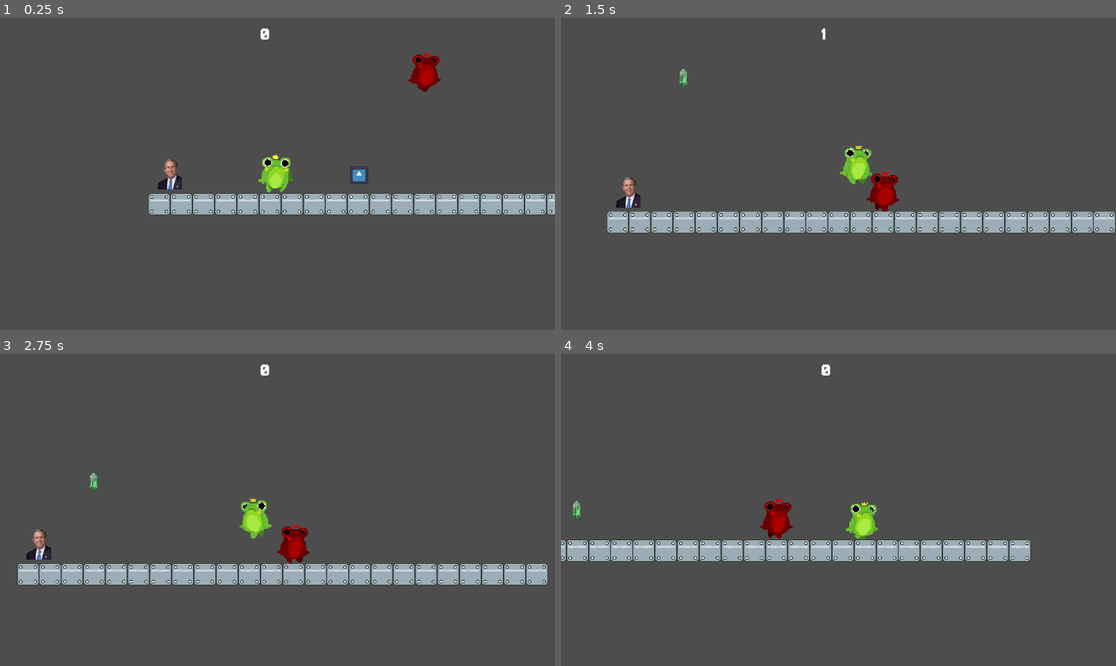
Above: before the commit, frames 1-4 (two rows, left to right).
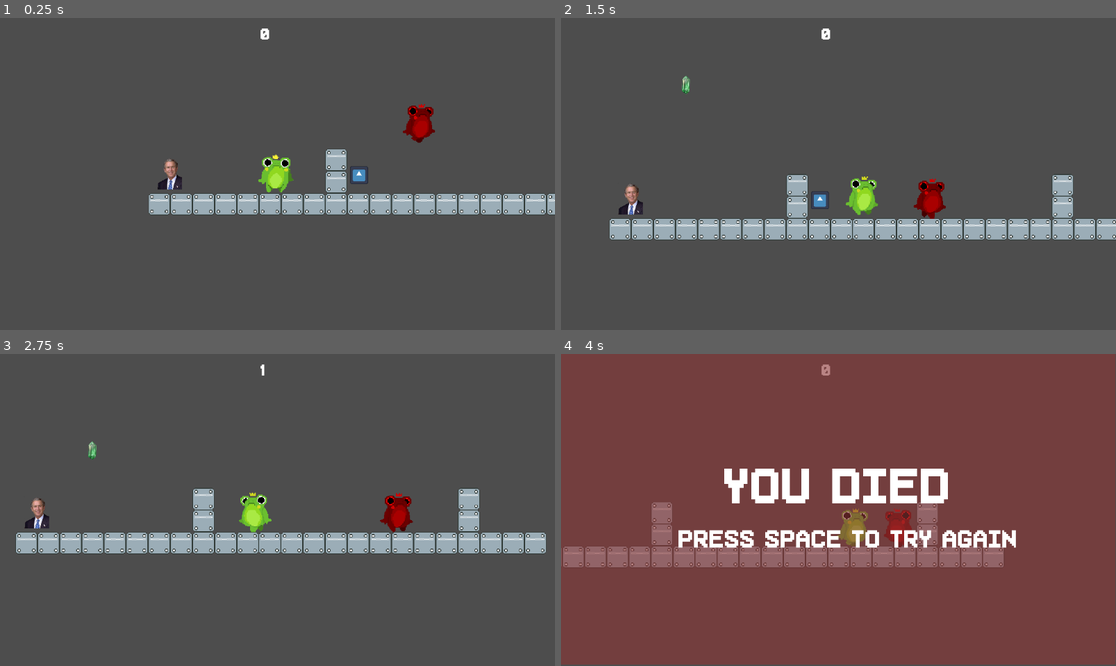
Above: after the commit, the same moments.

Repository: lemonbalm-tea/maturitni_prace
Game: Godot game, scene res://scenes/test_level.tscn
Two runs of this game, one before a commit and one after it. Both use one fixed random seed, a clock stepped at 60 frames per second and the inputs below. The project has no main scene, so this scene is started directly. The engine's default icon, where the game draws it, is replaced by a stand-in: a white triangle on a blue panel in a dark square.
Inputs:
- Up to frame 1 (0.25 s): no input
- Up to frame 2 (1.5 s): hold D (right) from 0.53 s (still down); tap Space (jump) at 0.6, 0.77, 1.07, 1.35 s
- Up to frame 3 (2.75 s): tap Space (jump) at 1.52, 1.82, 2.1 s; release D (right) at 2.03 s; hold A (left) from 2.03 s (still down)
- Up to frame 4 (4 s): release A (left) at 2.78 s; hold D (right) from 2.78 s (still down); tap Space (jump) at 2.85, 3.02, 3.32, 3.6, 3.77 s

The runs differ from the first frame. In frame 1, 1.5% of the frame differs, in the area x 58-80%, y 11-57%; in frame 2, 8.9%; in frame 3, 15%; in frame 4, 99%, in the area x 0-100%, y 0-100%.

Commit message:
15 - Mechaniky hotovy (8/3)
Rytir dokoncen vcetne (primirivniho) AI a variabilnich animaci a uz zbyva jen pockat na grafiku a poskladat levely a vse bude hotovo (az na hudbu)

Diff:
--- a/matprac-2/characters/player.tscn
+++ b/matprac-2/characters/player.tscn
@@ -162,7 +162,7 @@
 [sub_resource type="CircleShape2D" id="CircleShape2D_6t23p"]
 radius = 28.071337
 
-[node name="player" type="CharacterBody2D" unique_id=254717690 node_paths=PackedStringArray("gravity_comp", "input_comp", "movement_comp", "anim_comp", "jump_comp", "dead_comp", "cons_comp")]
+[node name="player" type="CharacterBody2D" unique_id=254717690 node_paths=PackedStringArray("gravity_comp", "input_comp", "movement_comp", "anim_comp", "jump_comp", "dead_comp", "cons_comp") groups=["player"]]
 script = ExtResource("1_onrkg")
 gravity_comp = NodePath("Gravity")
 input_comp = NodePath("Imput")
@@ -184,8 +184,8 @@
 
 [node name="AnimatedSprite2D" type="AnimatedSprite2D" parent="." unique_id=226672550]
 sprite_frames = SubResource("SpriteFrames_u1c27")
-animation = &"idle"
-frame_progress = 0.43035582
+animation = &"run"
+frame_progress = 0.8172438
 
 [node name="CollisionShape2D" type="CollisionShape2D" parent="." unique_id=576939582]
 position = Vector2(-3, -1)
--- a/matprac-2/characters/rytir.tscn
+++ b/matprac-2/characters/rytir.tscn
@@ -3,8 +3,20 @@
 [ext_resource type="Script" uid="uid://blpc3g4y4tmob" path="res://scripts/rytir.gd" id="1_f1jtg"]
 [ext_resource type="Texture2D" uid="uid://c4p5oqe7aigig" path="res://sprites/zabak_asset_running.png" id="1_jdiu1"]
 [ext_resource type="PackedScene" uid="uid://c8fmny1c6dvoq" path="res://components/gravity.tscn" id="3_mj4lk"]
-[ext_resource type="PackedScene" uid="uid://dlcuf7iyems6k" path="res://components/anim_comp.tscn" id="4_8b1qe"]
+[ext_resource type="PackedScene" uid="uid://yq0sr6pjmpqg" path="res://components/enemy_anim_comp.tscn" id="4_fy3o7"]
+[ext_resource type="Script" uid="uid://djb42bbinkmed" path="res://scripts/enemy_anim_comp.gd" id="5_7ssc5"]
 [ext_resource type="PackedScene" uid="uid://5p2bhwr7tvrg" path="res://components/attack_comp.tscn" id="5_mj4lk"]
+[ext_resource type="Script" uid="uid://d2j81ypetunx0" path="res://scripts/attack_comp.gd" id="6_8b1qe"]
+[ext_resource type="PackedScene" uid="uid://b7p2j3ytb406j" path="res://components/enemy_movement_comp.tscn" id="7_fy3o7"]
+[ext_resource type="Script" uid="uid://ftbypihie50e" path="res://scripts/enemy_movement_comp.gd" id="8_7ssc5"]
+
+[sub_resource type="AtlasTexture" id="AtlasTexture_7ssc5"]
+atlas = ExtResource("1_jdiu1")
+region = Rect2(384, 0, 64, 64)
+
+[sub_resource type="AtlasTexture" id="AtlasTexture_cw2n3"]
+atlas = ExtResource("1_jdiu1")
+region = Rect2(128, 0, 64, 64)
 
 [sub_resource type="AtlasTexture" id="AtlasTexture_2p3k0"]
 atlas = ExtResource("1_jdiu1")
@@ -36,10 +48,21 @@
 
 [sub_resource type="SpriteFrames" id="SpriteFrames_7ssc5"]
 animations = [{
-"frames": [],
+"frames": [{
+"duration": 1.0,
+"texture": SubResource("AtlasTexture_7ssc5")
+}],
 "loop": true,
 "name": &"charge",
 "speed": 5.0
+}, {
+"frames": [{
+"duration": 1.0,
+"texture": SubResource("AtlasTexture_cw2n3")
+}],
+"loop": false,
+"name": &"notice",
+"speed": 1.0
 }, {
 "frames": [{
 "duration": 1.0,
@@ -68,31 +91,56 @@
 "speed": 8.0
 }]
 
+[sub_resource type="RectangleShape2D" id="RectangleShape2D_fy3o7"]
+size = Vector2(32, 11)
+
 [sub_resource type="RectangleShape2D" id="RectangleShape2D_cw2n3"]
 size = Vector2(39, 53)
 
-[node name="rytir" type="CharacterBody2D" unique_id=291789197 node_paths=PackedStringArray("gravity_comp", "anim_comp", "attack_comp")]
+[node name="rytir" type="CharacterBody2D" unique_id=291789197 node_paths=PackedStringArray("gravity_comp", "anim_comp", "attack_comp", "movement_comp")]
 script = ExtResource("1_f1jtg")
 gravity_comp = NodePath("Gravity")
-anim_comp = NodePath("AnimComp")
+anim_comp = NodePath("EnemyAnimComp")
 attack_comp = NodePath("AttackComp")
+movement_comp = NodePath("EnemyMovementComp")
 
-[node name="AnimatedSprite2D" type="AnimatedSprite2D" parent="." unique_id=2008575001]
+[node name="FlipNode" type="Node2D" parent="." unique_id=131567564]
+
+[node name="AnimatedSprite2D" type="AnimatedSprite2D" parent="FlipNode" unique_id=2008575001]
 modulate = Color(1, 0, 0, 1)
 sprite_frames = SubResource("SpriteFrames_7ssc5")
-animation = &"walk"
-autoplay = "walk"
-frame_progress = 0.47436655
+animation = &"notice"
+
+[node name="KillShape" type="Area2D" parent="FlipNode" unique_id=151527479 groups=["dead"]]
+position = Vector2(23, 0)
+
+[node name="CollisionShape2D" type="CollisionShape2D" parent="FlipNode/KillShape" unique_id=2072734941]
+position = Vector2(-1, 1)
+shape = SubResource("RectangleShape2D_fy3o7")
+debug_color = Color(0.9836703, 0, 0.3552219, 0.41960785)
+
+[node name="AttackCast" type="RayCast2D" parent="FlipNode" unique_id=853822025]
+target_position = Vector2(388, 0)
 
 [node name="CollisionShape2D" type="CollisionShape2D" parent="." unique_id=2107166810]
 position = Vector2(-0.5, 0.5)
 shape = SubResource("RectangleShape2D_cw2n3")
 
+[node name="NoticeTimer" type="Timer" parent="." unique_id=2117544243]
+one_shot = true
+
 [node name="Gravity" parent="." unique_id=48871462 instance=ExtResource("3_mj4lk")]
 
-[node name="AnimComp" parent="." unique_id=182775946 instance=ExtResource("4_8b1qe")]
+[node name="EnemyAnimComp" parent="." unique_id=2142350365 node_paths=PackedStringArray("anim") instance=ExtResource("4_fy3o7")]
+script = ExtResource("5_7ssc5")
+anim = NodePath("../FlipNode/AnimatedSprite2D")
 
-[node name="AttackComp" parent="." unique_id=877977134 instance=ExtResource("5_mj4lk")]
+[node name="AttackComp" parent="." unique_id=877977134 node_paths=PackedStringArray("a_ray") instance=ExtResource("5_mj4lk")]
+script = ExtResource("6_8b1qe")
+a_ray = NodePath("../FlipNode/AttackCast")
 
-[node name="RayCast2D" type="RayCast2D" parent="." unique_id=853822025]
-target_position = Vector2(79, 0)
+[node name="EnemyMovementComp" parent="." unique_id=2105016734 node_paths=PackedStringArray("flip_node") instance=ExtResource("7_fy3o7")]
+script = ExtResource("8_7ssc5")
+flip_node = NodePath("../FlipNode")
+
+[connection signal="animation_finished" from="FlipNode/AnimatedSprite2D" to="EnemyAnimComp" method="_on_animated_sprite_2d_animation_finished"]
--- /dev/null
+++ b/matprac-2/components/enemy_anim_comp.tscn
@@ -0,0 +1,3 @@
+[gd_scene format=3 uid="uid://yq0sr6pjmpqg"]
+
+[node name="EnemyAnimComp" type="Node" unique_id=2142350365]
--- /dev/null
+++ b/matprac-2/components/enemy_movement_comp.tscn
@@ -0,0 +1,3 @@
+[gd_scene format=3 uid="uid://b7p2j3ytb406j"]
+
+[node name="EnemyMovementComp" type="Node" unique_id=2105016734]
--- a/matprac-2/project.godot
+++ b/matprac-2/project.godot
@@ -34,6 +34,7 @@
 dead=""
 checkpoint=""
 jumpito=""
+player=""
 
 [gui]
 
--- a/matprac-2/scenes/test_level.tscn
+++ b/matprac-2/scenes/test_level.tscn
@@ -28,6 +28,7 @@
 7:0/0 = 0
 7:0/0/physics_layer_0/polygon_0/points = PackedVector2Array(-16.092815, -15.96997, 15.837984, -16.142563, 16.092815, 15.969969, -16.092815, 15.847124)
 0:1/0 = 0
+0:1/0/physics_layer_0/polygon_0/points = PackedVector2Array(-12.107969, -16, 16, -16, 16, 16, -12.107969, 16)
 1:1/0 = 0
 2:1/0 = 0
 3:1/0 = 0
@@ -87,7 +88,7 @@
 position = Vector2(-5, 3)
 
 [node name="TileMapLayer" type="TileMapLayer" parent="." unique_id=1448519333]
-tile_map_data = PackedByteArray("AAD+/wEAAAABAAAAAAD//wEAAAA …(320 unchanged characters)… BAAAAAAAQAAEAAAABAAAAAAARAAEAAAABAAAAAAA=")
+tile_map_data = PackedByteArray("AAD+/wEAAAABAAAAAAD//wEAAAA …(320 unchanged characters)… BAAAAAAAQAAEAAAABAAAAAAARAAEAAAABAAAAAAAOAAAAAAABAAAAAAAOAP//AAABAAAAAAACAAAAAAABAAAAAAACAP//AAABAAAAAAA=")
 tile_set = SubResource("TileSet_sb12i")
 
 [node name="Moucha" parent="." unique_id=1295221520 instance=ExtResource("3_j6w7d")]
@@ -99,7 +100,7 @@
 scale = Vector2(0.42, 0.42)
 
 [node name="Checkpoint" parent="." unique_id=14700704 instance=ExtResource("5_tmr53")]
-position = Vector2(174, 23)
+position = Vector2(321, 23)
 script = null
 
 [node name="Jumpito" parent="." unique_id=410403609 instance=ExtResource("6_qcd3b")]
@@ -107,4 +108,4 @@
 scale = Vector2(0.16000131, 0.16000131)
 
 [node name="rytir" parent="." unique_id=291789197 instance=ExtResource("7_88ety")]
-position = Vector2(210, -177)
+position = Vector2(202, -103)
--- /dev/null
+++ b/matprac-2/scripts/attack_comp.gd
@@ -0,0 +1,12 @@
+extends Node
+
+@export var a_ray : RayCast2D
+var is_attack = false
+
+func finding(body: CharacterBody2D):
+	if a_ray.is_colliding():
+		var obj = a_ray.get_collider()
+		if obj.is_in_group("player"):
+			is_attack = true
+	if body.is_on_wall():
+		is_attack = false
--- a/matprac-2/scripts/death.gd
+++ b/matprac-2/scripts/death.gd
@@ -9,7 +9,6 @@
 	if area.is_in_group("dead"):
 		is_ded = true
 		is_ded_global = true
-		print("1")
 	if area.is_in_group("checkpoint"):
 		Global.checkpoint = area.global_position
 func is_dead():
--- /dev/null
+++ b/matprac-2/scripts/enemy_anim_comp.gd
@@ -0,0 +1,19 @@
+extends Node
+@export var anim : AnimatedSprite2D
+@export var timer : Timer
+var can_notice = true
+
+func do_animation(body:CharacterBody2D, is_attack):
+	var current_anim = anim.animation
+	if is_attack == true and can_notice == true:
+		anim.play("notice")
+		body.velocity.x = 0
+	elif is_attack == true and can_notice == false:
+		anim.play("charge")
+	else:
+		anim.play("walk")
+		can_notice = true
+
+func _on_animated_sprite_2d_animation_finished():
+	if anim.animation == "notice":
+		can_notice = false
--- /dev/null
+++ b/matprac-2/scripts/enemy_movement_comp.gd
@@ -0,0 +1,16 @@
+extends Node
+@export var flip_node : Node
+@export var speed = 70
+@export var aspeed = 220
+var direction = 1
+
+
+func move(body:CharacterBody2D, is_attacking:bool):
+	if body.is_on_wall():
+		direction *= -1
+		flip_node.scale.x = direction
+	if body.is_on_floor():
+		if is_attacking == false:
+			body.velocity.x=speed*direction
+		else:
+			body.velocity.x=aspeed*direction
--- a/matprac-2/scripts/player.gd
+++ b/matprac-2/scripts/player.gd
@@ -17,4 +17,5 @@
 	jump_comp.do_double_jump(self, input_comp.is_jump())
 	dead_comp.is_dead()
 	cons_comp.ded(dead_comp.is_ded_global)
+
 	move_and_slide()
--- a/matprac-2/scripts/rytir.gd
+++ b/matprac-2/scripts/rytir.gd
@@ -4,7 +4,11 @@
 @export var gravity_comp: Node
 @export var anim_comp: Node
 @export var attack_comp: Node
+@export var movement_comp : Node
 
 func _physics_process(delta):
 	gravity_comp.do_gravity(self, delta)
+	attack_comp.finding(self)
+	movement_comp.move(self, attack_comp.is_attack)
+	anim_comp.do_animation(self, attack_comp.is_attack)
 	move_and_slide()
Not shown: 1 places in matprac-2/characters/jumpito.tscn that only renumber resources
Not shown: 1 places in matprac-2/scenes/test_level.tscn that only renumber resources
Not shown, added: matprac-2/scripts/attack_comp.gd.uid
Not shown, added: matprac-2/scripts/enemy_anim_comp.gd.uid
Not shown, added: matprac-2/scripts/enemy_movement_comp.gd.uid
